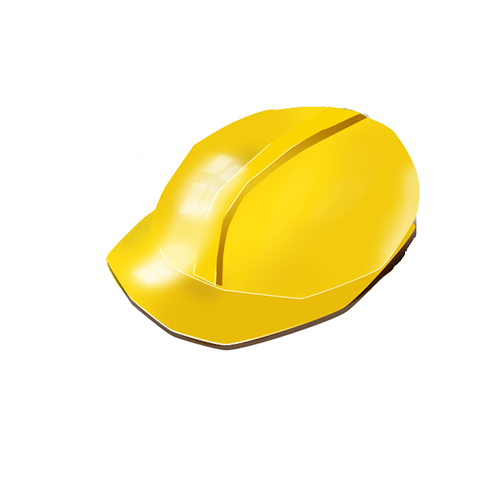
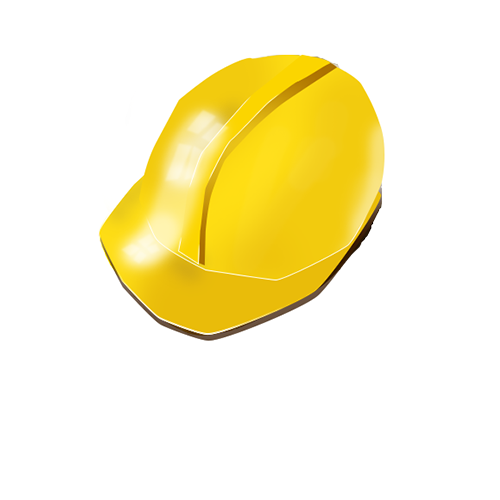
Revision of a layered w=500, h=500 image; what changed, layer by layer:
painted on "Слой 9" over (98, 54, 420, 351)
